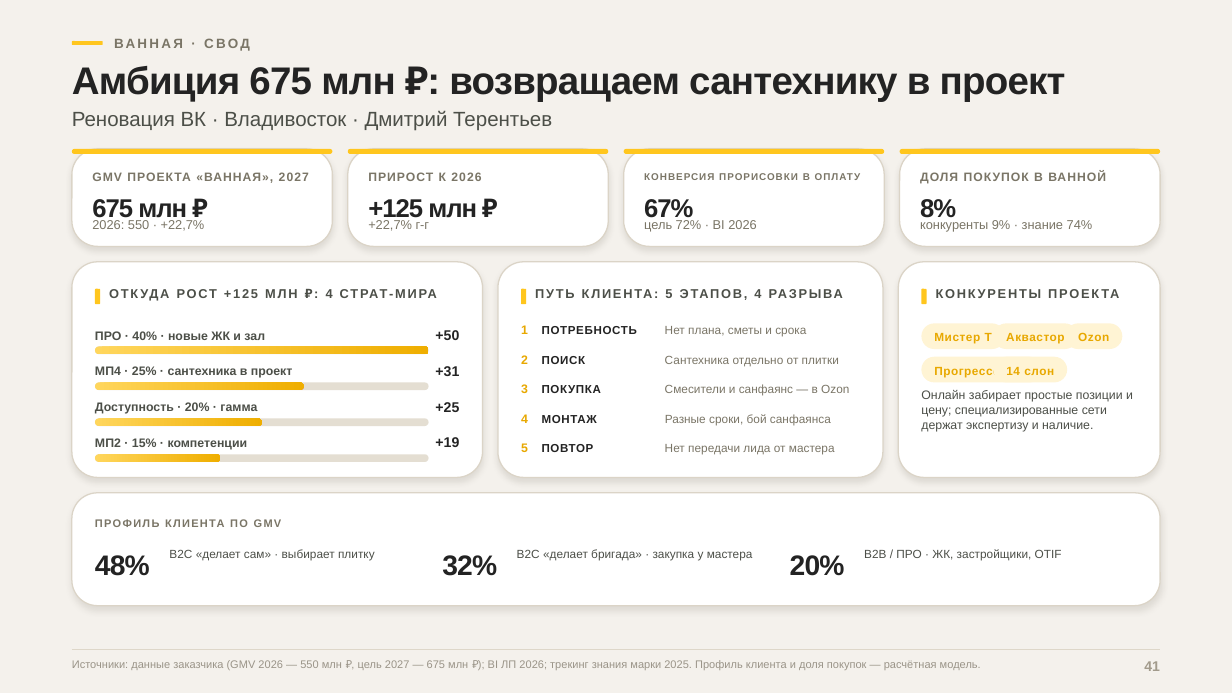
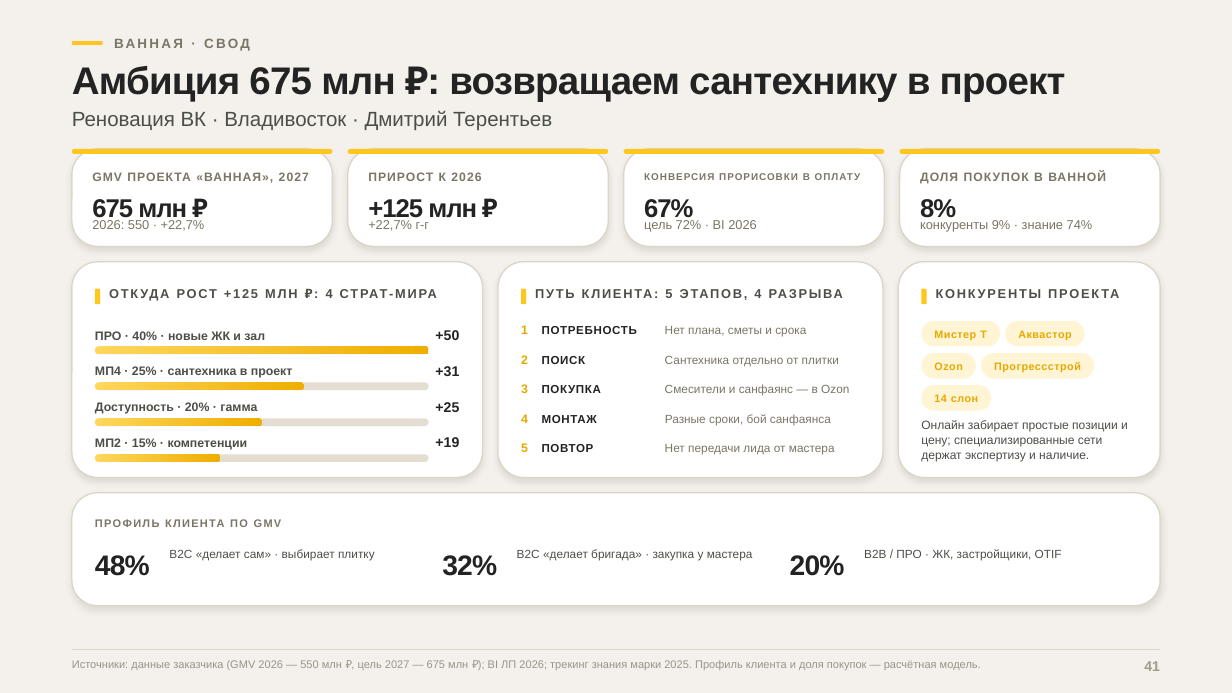
Before and after one commit to dmitrypalych44-ai/cloude, a slide deck: slide 41 of presentation/out/strategiya-2027-classic.pptx. Drawn at 1232x693 pixels with LibreOffice and Linux fonts; fonts in the diff are those of the drawing. Boxes give left, top, right and bottom in pixels: in the first picture for what was removed or moved away, otherwise in the second. Text is boxed around its words. In the diff, an @@ line names an element or a change of style, - is before the commit and + after.

```diff
--- a/presentation/out/strategiya-2027-classic.pptx
+++ b/presentation/out/strategiya-2027-classic.pptx
@@ rounded rectangle: place and size @@
-rounded rectangle at (921, 323, 1005, 349)
+rounded rectangle at (921, 321, 1000, 347)
@@ rounded rectangle: place and size @@
-rounded rectangle at (994, 323, 1078, 349)
+rounded rectangle at (1006, 321, 1085, 347)
@@ text "Аквастор": place and size @@
-text "Аквастор" at (1006, 333, 1064, 344)
+text "Аквастор" at (1018, 330, 1071, 341)
@@ rounded rectangle: place and size @@
-rounded rectangle at (1066, 323, 1123, 349)
+rounded rectangle at (921, 353, 976, 379)
@@ rounded rectangle: place and size @@
-rounded rectangle at (921, 357, 1043, 383)
+rounded rectangle at (982, 353, 1094, 379)
@@ rounded rectangle: place and size @@
-rounded rectangle at (994, 357, 1067, 383)
+rounded rectangle at (921, 385, 992, 411)
@@ size 9.2 to 8.4 pt in 5 elements at (934, 330, 987, 340), (1018, 330, 1071, 341), (994, 362, 1081, 373), (934, 394, 978, 402), (934, 362, 962, 370) @@
@@ text "Ozon": place and size @@
-text "Ozon" at (1078, 332, 1109, 341)
+text "Ozon" at (934, 362, 962, 370)
@@ text "Прогрессстрой": place and size @@
-text "Прогрессстрой" at (934, 367, 1029, 377)
+text "Прогрессстрой" at (994, 362, 1081, 373)
@@ size 9.6 to 9.4 pt in 3 elements at (921, 452, 1089, 462), (921, 437, 1103, 447), (921, 420, 1128, 432) @@
@@ text "Онлайн забирает простые позиции и": place and size @@
-text "Онлайн забирает простые позиции и" at (921, 390, 1133, 402)
+text "Онлайн забирает простые позиции и" at (921, 420, 1128, 432)
@@ text "14 слон": place and size @@
-text "14 слон" at (1006, 367, 1054, 375)
+text "14 слон" at (934, 394, 978, 402)
@@ text "держат экспертизу и наличие.": place and size @@
-text "держат экспертизу и наличие." at (921, 422, 1093, 432)
+text "держат экспертизу и наличие." at (921, 452, 1089, 462)
@@ text "цену; специализированные сети": place and size @@
-text "цену; специализированные сети" at (921, 407, 1107, 417)
+text "цену; специализированные сети" at (921, 437, 1103, 447)
```
Also in this commit, not shown: 3 other slides changed, 18 other files.
